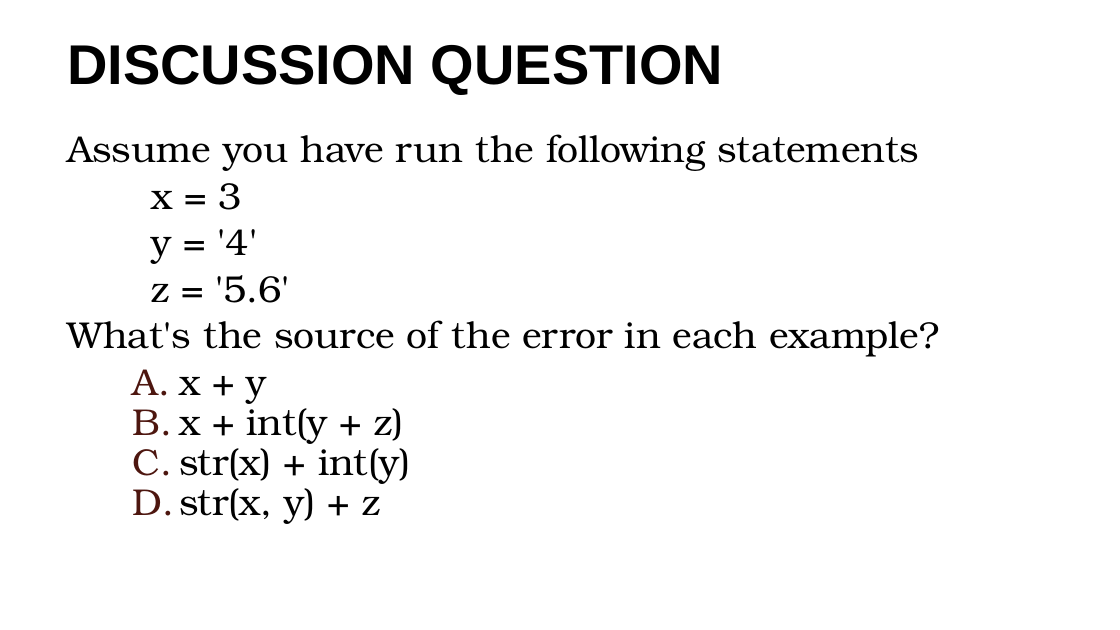
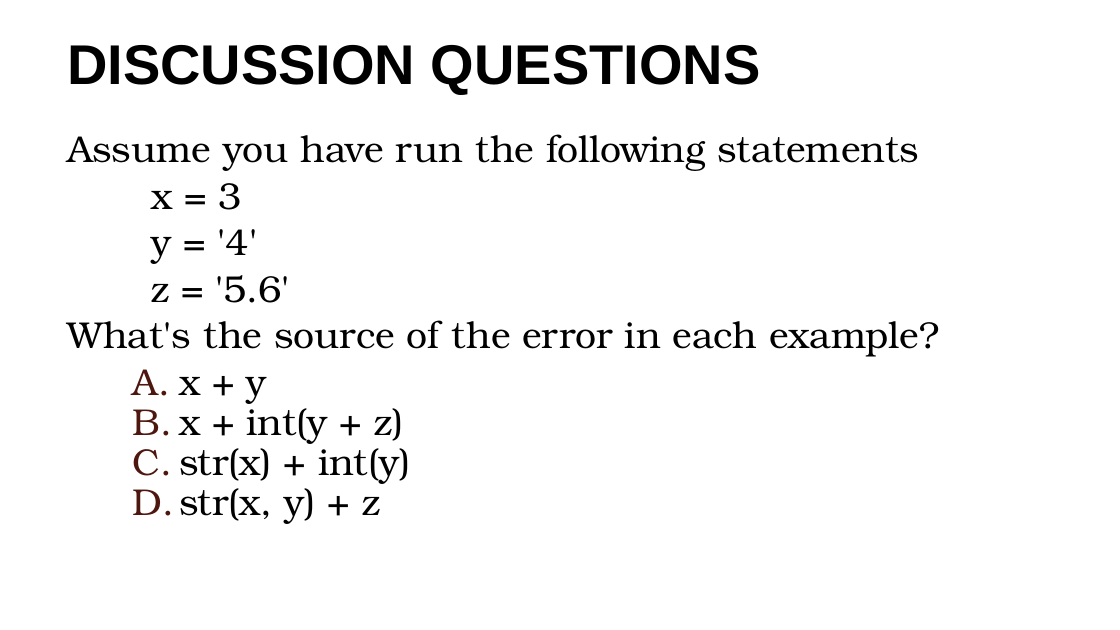
Before and after one commit to blprickett/current-Ling190D, a slide deck: slide 9 of module2/2-slides.pptx. Drawn at 1120x630 pixels with LibreOffice and Linux fonts; fonts in the diff are those of the drawing; background and template pictures are left out. Boxes give left, top, right and bottom in pixels: in the first picture for what was removed or moved away, otherwise in the second. Text is boxed around its words. In the diff, an @@ line names an element or a change of style, - is before the commit and + after.

```diff
--- a/module2/2-slides.pptx
+++ b/module2/2-slides.pptx
@@ title at [67, 45, 760, 94]: text changed @@
-DISCUSSION QUESTION
+DISCUSSION QUESTIONS
```
Also in this commit, not shown: 9 other slides changed.
